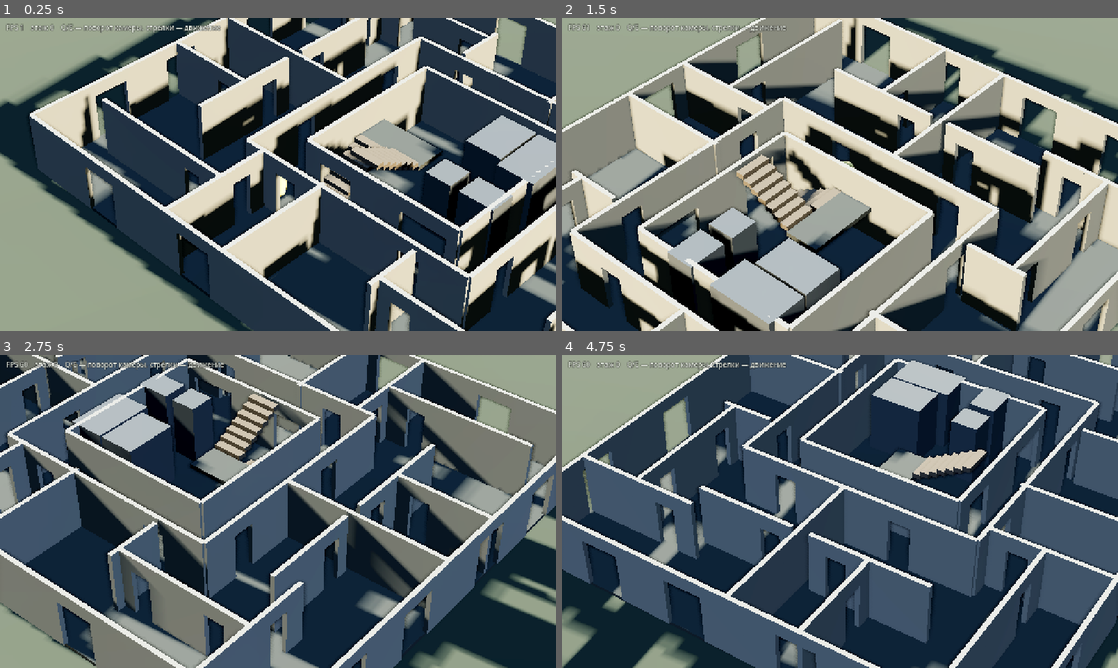
Above: before the commit, frames 1-4 (two rows, left to right).
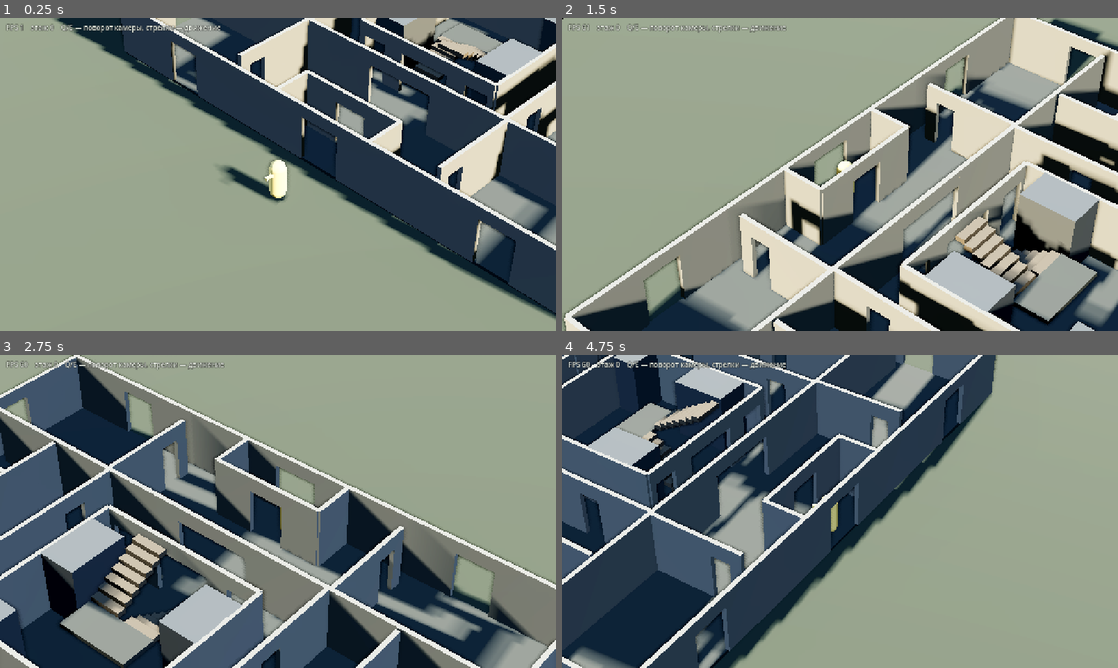
Above: after the commit, the same moments.

Repository: SashkoSoft/Godot_skilled
Game: Godot game, scene res://main.tscn
Two runs of this game, one before a commit and one after it. Both use one fixed random seed, a clock stepped at 60 frames per second and the inputs below.
Inputs:
- Up to frame 1 (0.25 s): no input
- Up to frame 2 (1.5 s): hold Right (ui_right) 0.53-1.28 s; hold Q 0.53-1.28 s; hold Down (ui_down) from 1.28 s (still down); tap E at 1.35 s
- Up to frame 3 (2.75 s): release Down (ui_down) at 2.03 s; hold Right (ui_right) from 2.03 s (still down); hold Q from 2.03 s (still down)
- Up to frame 4 (4.75 s): release Right (ui_right) at 2.78 s; release Q at 2.78 s; hold Up (ui_up) 2.78-3.53 s; tap E at 2.85, 4.35 s; hold Q 3.53-4.28 s; hold Left (ui_left) from 3.53 s (still down)

The runs differ from the first frame. In frame 1, 74% of the frame differs, in the area x 0-100%, y 0-100%; in frame 2, 82%; in frame 3, 82%; in frame 4, 82%.

Commit message:
Первые два этажа по чертежу: вход, вестибюль, ядро с лестницей между лифтами
Разобран настоящий поэтажный план БТИ башни Вулыха (6-й этаж) и план
БТИ трёхкомнатной квартиры от 1972 года. По ним уточнено:

- ядро: лестница стоит МЕЖДУ двумя лифтами, а не сбоку от них;
  проёмы с южной стороны — к лестнице по центру и к каждой шахте;
- проём в перекрытии перенесён под марши, в центр ядра.

Первый этаж отличается от типового, как в жизни: вместо южной пары
квартир — тамбур с улицы, вестибюль, колясочная и помещение уборщицы;
мусорокамера под стволом мусоропровода. Южная сторона коридора открыта
в вестибюль.

Автотест проходит весь бытовой сценарий: с улицы через тамбур и
вестибюль, по маршам с разворотом на второй этаж, в квартиру, обратно
в коридор и в другую квартиру.

Co-Authored-By: Claude Opus 5 (1M context) <noreply@anthropic.com>
Claude-Session: https://claude.ai/code/session_01FPrhjLxAG2mJUWcS5VWYtY

Diff:
--- a/game/building.gd
+++ b/game/building.gd
@@ -68,6 +68,8 @@
 """
 
 
+## Первый этаж отличается от типового: вместо южной пары квартир — вестибюль,
+## тамбур с улицы, мусорокамера под стволом и колясочная.
 func build(floors_count: int = 4) -> void:
 	_mat_wall = _make_mat(Color(0.60, 0.60, 0.58))
 	_mat_floor = _make_mat(Color(0.33, 0.34, 0.33))
@@ -76,7 +78,7 @@
 
 	for f in floors_count:
 		by_floor[f] = []
-		_build_floor(f, f < floors_count - 1)
+		_build_floor(f, f < floors_count - 1, f == 0)
 	_slab(floors_count - 1, true)
 
 
@@ -101,23 +103,32 @@
 #  Этаж
 # ---------------------------------------------------------------------------
 
-func _build_floor(f: int, with_stairs: bool) -> void:
+func _build_floor(f: int, with_stairs: bool, is_ground: bool = false) -> void:
 	var y := f * FLOOR_HEIGHT
 	_slab(f, false)
-	_outer_walls(f, y)
-	_corridor_walls(f, y)
+	_outer_walls(f, y, is_ground)
+	_corridor_walls(f, y, is_ground)
 	_core_walls(f, y)
-	_flats(f, y)
+	if is_ground:
+		_ground_entrance(f, y)
+		_flats(f, y, true)
+	else:
+		_flats(f, y, false)
 	_shafts(f, y)
 	if with_stairs:
 		_stairs(f)
 
 
-func _outer_walls(f: int, y: float) -> void:
+func _outer_walls(f: int, y: float, is_ground: bool = false) -> void:
 	_wall_run(f, Vector3(0, y, -HALF_D), Vector3(1, 0, 0), HALF_W * 2.0,
 			[Vector2(-9.0, WIN_W), Vector2(-4.0, WIN_W), Vector2(3.0, WIN_W), Vector2(8.5, WIN_W)])
-	_wall_run(f, Vector3(0, y, HALF_D), Vector3(1, 0, 0), HALF_W * 2.0,
-			[Vector2(-8.5, WIN_W), Vector2(-3.0, WIN_W), Vector2(4.0, WIN_W), Vector2(9.0, WIN_W)])
+	var south: Array[Vector2] = [Vector2(-8.5, WIN_W), Vector2(9.0, WIN_W)]
+	if is_ground:
+		south.append(Vector2(0.0, 2.0))          # входная дверь в тамбур
+	else:
+		south.append(Vector2(-3.0, WIN_W))
+		south.append(Vector2(4.0, WIN_W))
+	_wall_run(f, Vector3(0, y, HALF_D), Vector3(1, 0, 0), HALF_W * 2.0, south)
 	_wall_run(f, Vector3(-HALF_W, y, 0), Vector3(0, 0, 1), HALF_D * 2.0,
 			[Vector2(-6.5, WIN_W), Vector2(-2.5, WIN_W), Vector2(2.5, WIN_W), Vector2(6.5, WIN_W)])
 	_wall_run(f, Vector3(HALF_W, y, 0), Vector3(0, 0, 1), HALF_D * 2.0,
@@ -125,28 +136,34 @@
 
 
 ## Стены кольцевого коридора: в них восемь входных дверей квартир.
-func _corridor_walls(f: int, y: float) -> void:
+func _corridor_walls(f: int, y: float, is_ground: bool = false) -> void:
 	_wall_run(f, Vector3(0, y, -CORR_Z), Vector3(1, 0, 0), CORR_X * 2.0,
 			[Vector2(-2.9, DOOR_W), Vector2(3.3, DOOR_W)], true)
-	_wall_run(f, Vector3(0, y, CORR_Z), Vector3(1, 0, 0), CORR_X * 2.0,
-			[Vector2(2.9, DOOR_W), Vector2(-3.3, DOOR_W)], true)
+	if is_ground:
+		# на первом этаже южная сторона коридора открыта в вестибюль
+		_wall_run(f, Vector3(0, y, CORR_Z), Vector3(1, 0, 0), CORR_X * 2.0,
+				[Vector2(0.0, 3.4)], true)
+	else:
+		_wall_run(f, Vector3(0, y, CORR_Z), Vector3(1, 0, 0), CORR_X * 2.0,
+				[Vector2(2.9, DOOR_W), Vector2(-3.3, DOOR_W)], true)
 	_wall_run(f, Vector3(-CORR_X, y, 0), Vector3(0, 0, 1), CORR_Z * 2.0,
 			[Vector2(-3.3, DOOR_W), Vector2(2.1, DOOR_W)], true)
 	_wall_run(f, Vector3(CORR_X, y, 0), Vector3(0, 0, 1), CORR_Z * 2.0,
 			[Vector2(-2.1, DOOR_W), Vector2(3.3, DOOR_W)], true)
 
 
-## Стены ядра. С южной стороны два проёма: слева на лестницу, справа к лифтам.
+## Стены ядра. По чертежу серии лестница стоит между двумя лифтами,
+## поэтому с южной стороны три проёма: к лестнице по центру и к обеим шахтам.
 func _core_walls(f: int, y: float) -> void:
 	_wall_run(f, Vector3(0, y, -CORE_Z), Vector3(1, 0, 0), CORE_X * 2.0, [] as Array[Vector2], true)
 	_wall_run(f, Vector3(-CORE_X, y, 0), Vector3(0, 0, 1), CORE_Z * 2.0, [] as Array[Vector2], true)
 	_wall_run(f, Vector3(CORE_X, y, 0), Vector3(0, 0, 1), CORE_Z * 2.0, [] as Array[Vector2], true)
 	_wall_run(f, Vector3(0, y, CORE_Z), Vector3(1, 0, 0), CORE_X * 2.0,
-			[Vector2(-2.2, 1.6), Vector2(2.2, 2.2)], true)
+			[Vector2(-2.9, 1.2), Vector2(0.0, 2.6), Vector2(2.9, 1.2)], true)
 
 
 ## Внутренние перегородки квартир.
-func _flats(f: int, y: float) -> void:
+func _flats(f: int, y: float, is_ground: bool) -> void:
 	# --- северная пара: 3К слева, 2К справа ---
 	_wall_run(f, Vector3(1.5, y, -7.85), Vector3(0, 0, 1), 5.3, [] as Array[Vector2], true)
 	_wall_run(f, Vector3(-9.6, y, -7.6), Vector3(0, 0, 1), 5.6, [Vector2(1.4, ROOM_DOOR)], true)
@@ -156,14 +173,15 @@
 	_wall_run(f, Vector3(4.6, y, -7.9), Vector3(0, 0, 1), 5.0, [Vector2(1.2, ROOM_DOOR)], true)
 	_wall_run(f, Vector3(8.2, y, -7.7), Vector3(1, 0, 0), 7.2, [Vector2(-2.0, ROOM_DOOR)], true)
 
-	# --- южная пара: те же квартиры, повёрнутые на 180 градусов ---
-	_wall_run(f, Vector3(-1.5, y, 7.85), Vector3(0, 0, 1), 5.3, [] as Array[Vector2], true)
-	_wall_run(f, Vector3(9.6, y, 7.6), Vector3(0, 0, 1), 5.6, [Vector2(-1.4, ROOM_DOOR)], true)
-	_wall_run(f, Vector3(6.4, y, 7.6), Vector3(1, 0, 0), 6.2,
-			[Vector2(1.6, ROOM_DOOR), Vector2(-2.0, ROOM_DOOR)], true)
-	_wall_run(f, Vector3(3.3, y, 6.9), Vector3(0, 0, 1), 2.4, [] as Array[Vector2], true)
-	_wall_run(f, Vector3(-4.6, y, 7.9), Vector3(0, 0, 1), 5.0, [Vector2(-1.2, ROOM_DOOR)], true)
-	_wall_run(f, Vector3(-8.2, y, 7.7), Vector3(1, 0, 0), 7.2, [Vector2(2.0, ROOM_DOOR)], true)
+	# --- южная пара: на первом этаже её нет, там вестибюль ---
+	if not is_ground:
+		_wall_run(f, Vector3(-1.5, y, 7.85), Vector3(0, 0, 1), 5.3, [] as Array[Vector2], true)
+		_wall_run(f, Vector3(9.6, y, 7.6), Vector3(0, 0, 1), 5.6, [Vector2(-1.4, ROOM_DOOR)], true)
+		_wall_run(f, Vector3(6.4, y, 7.6), Vector3(1, 0, 0), 6.2,
+				[Vector2(1.6, ROOM_DOOR), Vector2(-2.0, ROOM_DOOR)], true)
+		_wall_run(f, Vector3(3.3, y, 6.9), Vector3(0, 0, 1), 2.4, [] as Array[Vector2], true)
+		_wall_run(f, Vector3(-4.6, y, 7.9), Vector3(0, 0, 1), 5.0, [Vector2(-1.2, ROOM_DOOR)], true)
+		_wall_run(f, Vector3(-8.2, y, 7.7), Vector3(1, 0, 0), 7.2, [Vector2(2.0, ROOM_DOOR)], true)
 
 	# --- западная пара: 1К севернее, 2К южнее ---
 	_wall_run(f, Vector3(-9.2, y, -0.5), Vector3(1, 0, 0), 7.6, [] as Array[Vector2], true)
@@ -178,13 +196,36 @@
 	_wall_run(f, Vector3(10.8, y, 2.6), Vector3(1, 0, 0), 4.4, [Vector2(-1.0, ROOM_DOOR)], true)
 
 
-## Шахты лифтов, мусоропровод и щитовая — глухие объёмы внутри ядра.
+## Входная группа первого этажа: тамбур, вестибюль с почтовыми ящиками,
+## колясочная и мусорокамера под стволом мусоропровода.
+func _ground_entrance(f: int, y: float) -> void:
+	# тамбур: вторая дверь отделяет улицу от вестибюля
+	_wall_run(f, Vector3(0, y, 8.6), Vector3(1, 0, 0), 5.2, [Vector2(0.0, 1.6)], true)
+	_wall_run(f, Vector3(-2.6, y, 9.5), Vector3(0, 0, 1), 1.9, [] as Array[Vector2], true)
+	_wall_run(f, Vector3(2.6, y, 9.5), Vector3(0, 0, 1), 1.9, [] as Array[Vector2], true)
+
+	# колясочная слева от вестибюля
+	_wall_run(f, Vector3(-5.6, y, 7.6), Vector3(0, 0, 1), 4.4, [Vector2(1.2, ROOM_DOOR)], true)
+	_wall_run(f, Vector3(-9.0, y, 5.4), Vector3(1, 0, 0), 6.8, [] as Array[Vector2], true)
+
+	# помещение уборщицы справа
+	_wall_run(f, Vector3(5.6, y, 7.6), Vector3(0, 0, 1), 4.4, [Vector2(1.2, ROOM_DOOR)], true)
+	_wall_run(f, Vector3(9.0, y, 5.4), Vector3(1, 0, 0), 6.8, [] as Array[Vector2], true)
+
+	# мусорокамера под стволом: вход из коридора, отдельный выход на улицу
+	_wall_run(f, Vector3(-4.7, y, -2.3), Vector3(1, 0, 0), 2.0, [] as Array[Vector2], true)
+	_wall_run(f, Vector3(-5.7, y, -3.4), Vector3(0, 0, 1), 2.2, [Vector2(0.0, DOOR_W)], true)
+
+
+## Шахты лифтов по краям ядра, между ними лестница. Мусоропровод у северной
+## стены — его ствол идёт вертикально через все этажи в мусорокамеру внизу.
 func _shafts(f: int, y: float) -> void:
 	var h := FLOOR_HEIGHT - WALL_THICK
-	_box(f, Vector3(1.5, y + h * 0.5, -1.9), Vector3(1.7, h, 2.4), _mat_shaft, "LiftPass")
-	_box(f, Vector3(3.3, y + h * 0.5, -1.7), Vector3(1.7, h, 2.8), _mat_shaft, "LiftCargo")
-	_box(f, Vector3(1.4, y + h * 0.5, 1.4), Vector3(1.2, h, 1.2), _mat_shaft, "Chute")
-	_box(f, Vector3(3.2, y + h * 0.5, 1.4), Vector3(1.6, h, 1.2), _mat_shaft, "Panel")
+	_box(f, Vector3(-2.9, y + h * 0.5, 1.6), Vector3(1.7, h, 2.4), _mat_shaft, "LiftPass")
+	_box(f, Vector3(2.9, y + h * 0.5, 1.5), Vector3(1.7, h, 2.6), _mat_shaft, "LiftCargo")
+	if f > 0:
+		_box(f, Vector3(-3.0, y + h * 0.5, -2.9), Vector3(1.2, h, 1.2), _mat_shaft, "Chute")
+	_box(f, Vector3(2.9, y + h * 0.5, -2.9), Vector3(1.6, h, 1.2), _mat_shaft, "Panel")
 
 
 # ---------------------------------------------------------------------------
@@ -206,8 +247,8 @@
 		return
 
 	# Проём под марши — западная половина ядра.
-	var hx0 := -CORE_X
-	var hx1 := -0.2
+	var hx0 := -1.8
+	var hx1 := 1.8
 	var pieces: Array[Rect2] = [
 		Rect2(Vector2(-HALF_W, -HALF_D), Vector2(hx0 + HALF_W, HALF_D * 2.0)),
 		Rect2(Vector2(hx1, -HALF_D), Vector2(HALF_W - hx1, HALF_D * 2.0)),
@@ -227,17 +268,17 @@
 		mi.set_meta("is_ceiling", true)
 
 
-## Лестница в два марша с промежуточной площадкой, внутри ядра.
+## Лестница в два марша между лифтовыми шахтами, по центру ядра.
 func _stairs(f: int) -> void:
 	var y0 := f * FLOOR_HEIGHT
 	var half_rise := FLOOR_HEIGHT * 0.5
 	var run := 2.6
-	var z_near := CORE_Z - 0.5
+	var z_near := CORE_Z - 0.6
 	var z_mid := z_near - run
 
-	_flight(f, Vector3(-3.0, y0, z_near), Vector3(0, 0, -1), half_rise, run, 1.4)
+	_flight(f, Vector3(-0.85, y0, z_near), Vector3(0, 0, -1), half_rise, run, 1.4)
 	_landing(f, y0 + half_rise, z_mid)
-	_flight(f, Vector3(-1.3, y0 + half_rise, z_mid), Vector3(0, 0, 1), half_rise, run, 1.4)
+	_flight(f, Vector3(0.85, y0 + half_rise, z_mid), Vector3(0, 0, 1), half_rise, run, 1.4)
 
 
 func _flight(f: int, start: Vector3, dir: Vector3, rise: float, run: float, width: float) -> void:
@@ -280,7 +321,7 @@
 func _landing(f: int, y: float, z_mid: float) -> void:
 	var mesh := BoxMesh.new()
 	mesh.size = Vector3(3.2, WALL_THICK, 1.5)
-	var mi := _spawn(mesh, Vector3(-2.15, y - WALL_THICK * 0.5, z_mid - 0.75), _mat_floor, f)
+	var mi := _spawn(mesh, Vector3(0.0, y - WALL_THICK * 0.5, z_mid - 0.75), _mat_floor, f)
 	mi.name = "Landing_%d" % f
 
 
--- a/game/main.gd
+++ b/game/main.gd
@@ -21,9 +21,9 @@
 var _shot_frames: int = SHOT_DEFAULT_FRAMES
 var _shot_yaw_deg: float = -1.0
 var _start_floor: int = 0
-var _floors: int = 4
+var _floors: int = 2
 var _cam_dist: float = 0.0
-var _spawn := Vector2(-4.6, 4.6)
+var _spawn := Vector2(0.0, 13.0)
 var _walk_test := false
 var _walk_route := "stairs"
 var _route: Array[Vector3] = []
@@ -192,18 +192,20 @@
 				# двери — шаг внутрь. Если хоть одна дверь ведёт не туда
 				# или её нет, тест упрётся и назовёт номер точки.
 				_route = [
-					Vector3(-4.6, 0, 0.0),
-					Vector3(-4.6, 0, -3.3), Vector3(-6.8, 0, -3.3), Vector3(-4.6, 0, -3.3),   # 1К зап
-					Vector3(-4.6, 0, 2.1), Vector3(-6.8, 0, 2.1), Vector3(-4.6, 0, 2.1),      # 2К зап
-					Vector3(-4.6, 0, -4.6),
-					Vector3(-2.9, 0, -4.6), Vector3(-2.9, 0, -6.6), Vector3(-2.9, 0, -4.6),   # 3К сев
-					Vector3(3.3, 0, -4.6), Vector3(3.3, 0, -6.6), Vector3(3.3, 0, -4.6),      # 2К сев
-					Vector3(4.6, 0, -4.6),
-					Vector3(4.6, 0, -2.1), Vector3(6.8, 0, -2.1), Vector3(4.6, 0, -2.1),      # 1К вост
-					Vector3(4.6, 0, 3.3), Vector3(6.8, 0, 3.3), Vector3(4.6, 0, 3.3),         # 2К вост
-					Vector3(4.6, 0, 4.6),
-					Vector3(2.9, 0, 4.6), Vector3(2.9, 0, 6.6), Vector3(2.9, 0, 4.6),         # 3К юж
-					Vector3(-3.3, 0, 4.6), Vector3(-3.3, 0, 6.6),                             # 2К юж
+					Vector3(0.0, 0, 13.0),        # снаружи, перед входом
+					Vector3(0.0, 0, 9.6),         # тамбур
+					Vector3(0.0, 0, 7.0),         # вестибюль
+					Vector3(0.0, 0, 4.6),         # коридор у ядра
+					Vector3(-0.85, 0, 2.9),       # низ первого марша
+					Vector3(-0.85, 1.5, 0.7),     # верх первого марша
+					Vector3(0.85, 1.5, 0.7),      # разворот на промежуточной площадке
+					Vector3(0.85, 3.0, 3.1),      # выход на второй этаж
+					Vector3(2.9, 3.0, 4.6),       # коридор второго этажа
+					Vector3(2.9, 3.0, 6.6),       # 3К южная
+					Vector3(2.9, 3.0, 4.6),       # назад в коридор
+					Vector3(-4.6, 3.0, 4.6),      # по коридору на западную сторону
+					Vector3(-4.6, 3.0, -3.3),     # к двери 1К
+					Vector3(-6.8, 3.0, -3.3),     # 1К западная
 				]
 		player.auto_target = _route[0]
 
